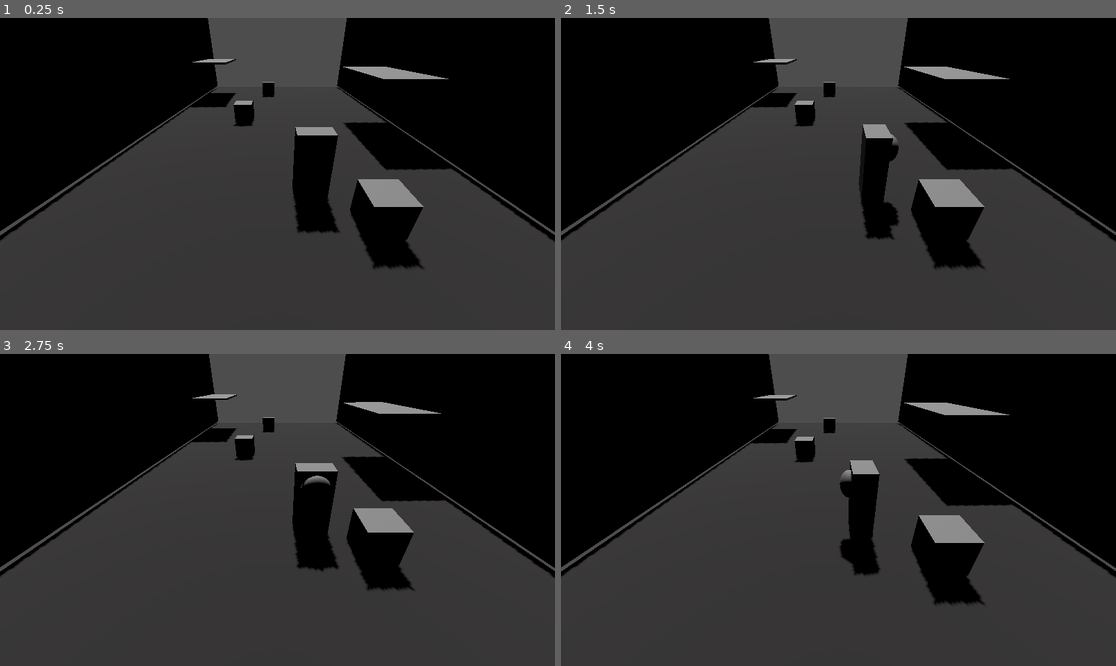
Above: before the commit, frames 1-4 (two rows, left to right).
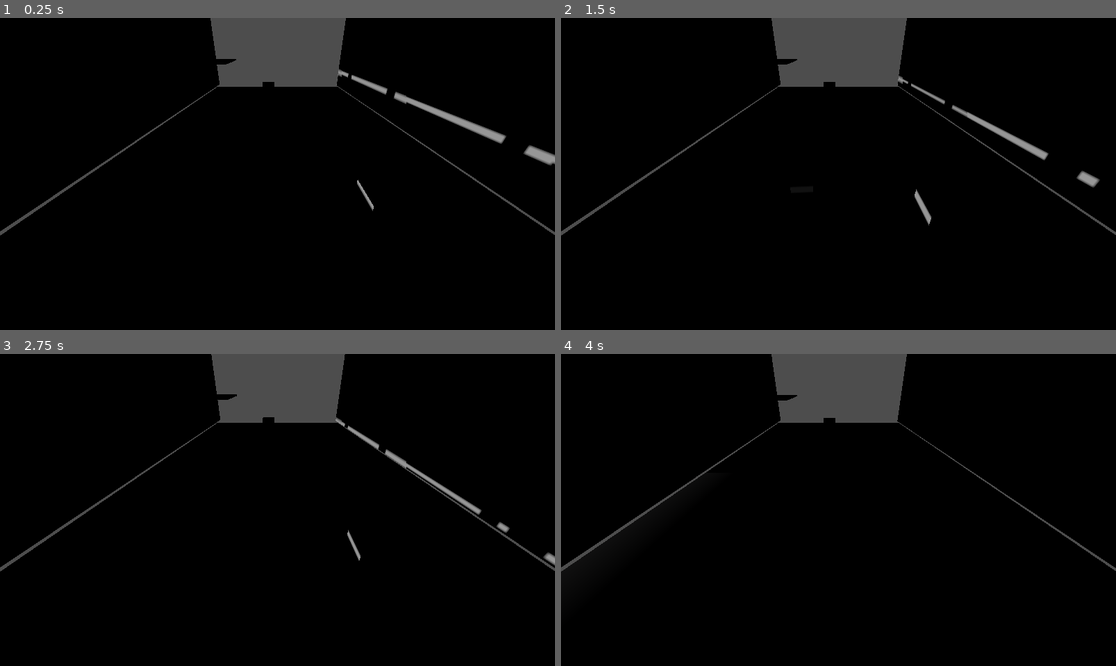
Above: after the commit, the same moments.

Repository: KalebClint/GodotJam2023
Game: Godot game, scene res://Scenes/main_scene.tscn
Same seed, same stepped clock (60 frames per second), same inputs: the game is played once before the commit and once after it.
Inputs:
- Up to frame 1 (0.25 s): no input
- Up to frame 2 (1.5 s): tap Enter (ui_accept) at 0.5, 0.77 s; tap A (a_key) at 0.6 s; tap D (d_key) at 1.35 s
- Up to frame 3 (2.75 s): tap Enter (ui_accept) at 1.52 s; tap S (s_key) at 2.1 s
- Up to frame 4 (4 s): tap W (w_key) at 2.85 s; tap Enter (ui_accept) at 3.02, 3.77 s; tap A (a_key) at 3.6 s

The runs differ from the first frame. In frame 1, 54% of the frame differs, in the area x 0-100%, y 0-100%; in frame 2, 54%; in frame 3, 54%; in frame 4, 53%.

Commit message:
Added a basic rotation for the sun and damage to the player when they are under it.

Diff:
--- a/Assets/Player/player.tscn
+++ b/Assets/Player/player.tscn
@@ -1,6 +1,6 @@
 [gd_scene load_steps=5 format=3 uid="uid://biwp4yifu2qgc"]
 
-[ext_resource type="Script" path="res://PlayerController.gd" id="1_qycyh"]
+[ext_resource type="Script" path="res://Scripts/PlayerController.gd" id="1_4xioi"]
 
 [sub_resource type="BoxMesh" id="BoxMesh_8syjv"]
 
@@ -11,7 +11,7 @@
 
 [node name="Player" type="CharacterBody3D"]
 transform = Transform3D(1, 0, 0, 0, 1, 0, 0, 0, 1, 0, 0, 0.246968)
-script = ExtResource("1_qycyh")
+script = ExtResource("1_4xioi")
 
 [node name="Mesh" type="MeshInstance3D" parent="."]
 transform = Transform3D(1, 0, 0, 0, 1.94477, 0, 0, 0, 0.632187, 0, 1.05446, -0.0180049)
--- a/Assets/canopy.tscn
+++ b/Assets/canopy.tscn
@@ -1,6 +1,6 @@
 [gd_scene load_steps=5 format=3 uid="uid://cfptdladnalc1"]
 
-[ext_resource type="Script" path="res://Canopy.gd" id="1_o3ecl"]
+[ext_resource type="Script" path="res://Scripts/Canopy.gd" id="1_mhlmg"]
 
 [sub_resource type="BoxShape3D" id="BoxShape3D_2lacd"]
 size = Vector3(5.18532, 0.131296, 2.73344)
@@ -11,7 +11,7 @@
 size = Vector3(4.08461, 2.52082, 2.22859)
 
 [node name="Canopy" type="StaticBody3D"]
-script = ExtResource("1_o3ecl")
+script = ExtResource("1_mhlmg")
 
 [node name="HitBox" type="CollisionShape3D" parent="."]
 transform = Transform3D(1, 0, 0, 0, 1, 0, 0, 0, 1, 0, 2.47953, 0)
--- a/Scenes/GameManager.gd
+++ /dev/null
@@ -1,13 +0,0 @@
-extends Node3D
-
-var daytime = true
-
-var sunOverhead = false
-
-# Called when the node enters the scene tree for the first time.
-func _ready():
-	pass # Replace with function body.
-
-# Called every frame. 'delta' is the elapsed time since the previous frame.
-func _process(delta):
-	pass
--- a/Scenes/main_scene.tscn
+++ b/Scenes/main_scene.tscn
@@ -1,8 +1,8 @@
-[gd_scene load_steps=12 format=3 uid="uid://bepgm0dbx3npf"]
+[gd_scene load_steps=13 format=3 uid="uid://bepgm0dbx3npf"]
 
-[ext_resource type="Script" path="res://Scenes/GameManager.gd" id="1_gfti7"]
+[ext_resource type="Script" path="res://Scripts/GameManager.gd" id="1_8s3hp"]
 [ext_resource type="PackedScene" uid="uid://biwp4yifu2qgc" path="res://Assets/Player/player.tscn" id="1_q62dl"]
-[ext_resource type="Script" path="res://Scenes/CameraMovement.gd" id="2_ly5yv"]
+[ext_resource type="Script" path="res://Scripts/CameraMovement.gd" id="3_0grrj"]
 [ext_resource type="PackedScene" uid="uid://cfptdladnalc1" path="res://Assets/canopy.tscn" id="3_pkvpp"]
 
 [sub_resource type="StandardMaterial3D" id="StandardMaterial3D_u15et"]
@@ -23,106 +23,122 @@
 
 [sub_resource type="BoxMesh" id="BoxMesh_ku2b0"]
 
+[sub_resource type="BoxShape3D" id="BoxShape3D_y2f1b"]
+size = Vector3(16.5081, 6.10358, 18.6762)
+
 [node name="GameManager" type="Node3D"]
-script = ExtResource("1_gfti7")
+script = ExtResource("1_8s3hp")
 
-[node name="Map" type="Node3D" parent="."]
+[node name="TestMap" type="Node3D" parent="."]
 
-[node name="Ground" type="StaticBody3D" parent="Map"]
+[node name="Ground" type="StaticBody3D" parent="TestMap"]
 
-[node name="MeshInstance3D" type="MeshInstance3D" parent="Map/Ground"]
+[node name="MeshInstance3D" type="MeshInstance3D" parent="TestMap/Ground"]
 transform = Transform3D(13.1405, 0, 0, 0, 0.18769, 0, 0, 0, 23.1629, 0.00720501, 0.209498, -0.0622272)
 mesh = SubResource("BoxMesh_qju87")
 
-[node name="CollisionShape3D" type="CollisionShape3D" parent="Map/Ground"]
+[node name="CollisionShape3D" type="CollisionShape3D" parent="TestMap/Ground"]
 transform = Transform3D(0.551045, 0, 0, 0, 0.551045, 0, 0, 0, 0.551045, 0, 0.2, 0)
 shape = SubResource("BoxShape3D_3of4a")
 
-[node name="Boxes" type="Node3D" parent="Map"]
+[node name="Boxes" type="Node3D" parent="TestMap"]
 
-[node name="Box" type="StaticBody3D" parent="Map/Boxes"]
+[node name="Box" type="StaticBody3D" parent="TestMap/Boxes"]
 transform = Transform3D(1, 0, 0, 0, 1, 0, 0, 0, 1, -1.93944, 0.845369, 0)
 
-[node name="CollisionShape3D" type="CollisionShape3D" parent="Map/Boxes/Box"]
+[node name="CollisionShape3D" type="CollisionShape3D" parent="TestMap/Boxes/Box"]
 shape = SubResource("BoxShape3D_0wnbh")
 
-[node name="MeshInstance3D" type="MeshInstance3D" parent="Map/Boxes/Box"]
+[node name="MeshInstance3D" type="MeshInstance3D" parent="TestMap/Boxes/Box"]
 mesh = SubResource("BoxMesh_xgh11")
 
-[node name="Box2" type="StaticBody3D" parent="Map/Boxes"]
+[node name="Box2" type="StaticBody3D" parent="TestMap/Boxes"]
 transform = Transform3D(1, 0, 0, 0, 1, 0, 0, 0, 1, 2.45676, 0.845369, 8.46025)
 
-[node name="CollisionShape3D" type="CollisionShape3D" parent="Map/Boxes/Box2"]
+[node name="CollisionShape3D" type="CollisionShape3D" parent="TestMap/Boxes/Box2"]
 shape = SubResource("BoxShape3D_0wnbh")
 
-[node name="MeshInstance3D" type="MeshInstance3D" parent="Map/Boxes/Box2"]
+[node name="MeshInstance3D" type="MeshInstance3D" parent="TestMap/Boxes/Box2"]
 mesh = SubResource("BoxMesh_xgh11")
 
-[node name="Box3" type="StaticBody3D" parent="Map/Boxes"]
+[node name="Box3" type="StaticBody3D" parent="TestMap/Boxes"]
 transform = Transform3D(1, 0, 0, 0, -0.998428, -0.056048, 0, 0.056048, -0.998428, -0.807704, 0.845369, -7.60682)
 
-[node name="CollisionShape3D" type="CollisionShape3D" parent="Map/Boxes/Box3"]
+[node name="CollisionShape3D" type="CollisionShape3D" parent="TestMap/Boxes/Box3"]
 shape = SubResource("BoxShape3D_0wnbh")
 
-[node name="MeshInstance3D" type="MeshInstance3D" parent="Map/Boxes/Box3"]
+[node name="MeshInstance3D" type="MeshInstance3D" parent="TestMap/Boxes/Box3"]
 mesh = SubResource("BoxMesh_xgh11")
 
-[node name="Wall" type="StaticBody3D" parent="Map"]
+[node name="Wall" type="StaticBody3D" parent="TestMap"]
 transform = Transform3D(1, 0, 0, 0, 1, 0, 0, 0, 1, 7.35895, 1.0801, 0)
 
-[node name="CollisionShape3D" type="CollisionShape3D" parent="Map/Wall"]
+[node name="CollisionShape3D" type="CollisionShape3D" parent="TestMap/Wall"]
 transform = Transform3D(1, 0, 0, 0, 1, 0, 0, 0, 1, -0.499634, 3.84725, 0)
 shape = SubResource("BoxShape3D_vke73")
 
-[node name="MeshInstance3D" type="MeshInstance3D" parent="Map/Wall"]
-transform = Transform3D(1, 0, 0, 0, 8.90002, 0, 0, 0, 22.5644, -0.502284, 3.85885, 0)
+[node name="MeshInstance3D" type="MeshInstance3D" parent="TestMap/Wall"]
+transform = Transform3D(1, 0, 0, 0, 8.90002, 0, 0, 0, 23.1872, -0.502284, 3.85885, 0)
 mesh = SubResource("BoxMesh_ku2b0")
 
-[node name="Wall2" type="StaticBody3D" parent="Map"]
+[node name="Wall2" type="StaticBody3D" parent="TestMap"]
 transform = Transform3D(1, 0, 0, 0, 1, 0, 0, 0, 1, -6.37965, 1.0801, 0)
 
-[node name="CollisionShape3D" type="CollisionShape3D" parent="Map/Wall2"]
+[node name="CollisionShape3D" type="CollisionShape3D" parent="TestMap/Wall2"]
 transform = Transform3D(1, 0, 0, 0, 1, 0, 0, 0, 1, -0.499634, 3.84725, 0)
 shape = SubResource("BoxShape3D_vke73")
 
-[node name="MeshInstance3D" type="MeshInstance3D" parent="Map/Wall2"]
-transform = Transform3D(1, 0, 0, 0, 8.90002, 0, 0, 0, 22.5644, -0.502284, 3.85885, 0)
+[node name="MeshInstance3D" type="MeshInstance3D" parent="TestMap/Wall2"]
+transform = Transform3D(1, 0, 0, 0, 8.90002, 0, 0, 0, 24.3384, -0.502284, 3.85885, 0)
 mesh = SubResource("BoxMesh_ku2b0")
+
+[node name="Canopy" parent="TestMap" instance=ExtResource("3_pkvpp")]
+transform = Transform3D(0.0198256, 0, -0.999803, 0, 1, 0, 0.999803, 0, 0.0198256, 5.22291, 0.518024, 1.27642)
+
+[node name="ShadeCollision" parent="TestMap/Canopy" index="2"]
+transform = Transform3D(0.999999, 0, -7.45058e-09, 0, 1, 0, 7.45058e-09, 0, 0.999999, 1.12427, 0, 0.870164)
+
+[node name="CollisionShape3D" parent="TestMap/Canopy/ShadeCollision" index="0"]
+transform = Transform3D(1, 0, 3.72529e-09, 0, 1, 0, -3.72529e-09, 0, 1, -1.08889, 1.23666, -0.951041)
+
+[node name="Canopy2" parent="TestMap" instance=ExtResource("3_pkvpp")]
+transform = Transform3D(-0.0288463, 0, 0.999584, 0, 1, 0, -0.999584, 0, -0.0288463, -5.00859, 0.518024, -7.45434)
+
+[node name="CanopyMesh" parent="TestMap/Canopy2" index="1"]
+transform = Transform3D(5.16587, 0, -2.23517e-08, 0, 0.132264, 0, 1.49012e-08, 0, 2.72599, 0.00649452, 2.47891, -0.225056)
+
+[node name="ShadeCollision" parent="TestMap/Canopy2" index="2"]
+transform = Transform3D(0.999999, 0, -7.45058e-09, 0, 1, 0, 7.45058e-09, 0, 0.999999, 1.12427, 0, 0.870164)
+
+[node name="CollisionShape3D" parent="TestMap/Canopy2/ShadeCollision" index="0"]
+transform = Transform3D(1, 0, 3.72529e-09, 0, 1, 0, -3.72529e-09, 0, 1, -1.08889, 1.23666, -0.951041)
 
 [node name="Camera3D" type="Camera3D" parent="."]
 transform = Transform3D(1, 0, 0, 0, 0.845746, 0.533585, 0, -0.533585, 0.845746, 0, 4.10268, 10.6443)
-script = ExtResource("2_ly5yv")
+script = ExtResource("3_0grrj")
+
+[node name="ShadeLeft" type="Node3D" parent="Camera3D"]
+transform = Transform3D(1, 0, 0, 0, 1, 0, 0, 0, 1, -3.78039, 4.24583, -9.90699)
+
+[node name="ShadeRight" type="Node3D" parent="Camera3D"]
+transform = Transform3D(1, 0, 0, 0, 0.845746, -0.533585, 0, 0.533585, 0.845746, 9.54659, 4.24583, -9.90699)
 
 [node name="Player" parent="." instance=ExtResource("1_q62dl")]
-transform = Transform3D(1, 0, 0, 0, 1, 0, 0, 0, 1, 0.98199, 0, 7.08691)
+transform = Transform3D(1, 0, 0, 0, 1, 0, 0, 0, 1, -1.00315, 0, 7.08691)
 
-[node name="Canopy" parent="." instance=ExtResource("3_pkvpp")]
-transform = Transform3D(0.0198256, 0, -0.999803, 0, 1, 0, 0.999803, 0, 0.0198256, 5.22291, 0.518024, 1.27642)
-
-[node name="ShadeCollision" parent="Canopy" index="2"]
-transform = Transform3D(0.999999, 0, -7.45058e-09, 0, 1, 0, 7.45058e-09, 0, 0.999999, 1.12427, 0, 0.870164)
-
-[node name="CollisionShape3D" parent="Canopy/ShadeCollision" index="0"]
-transform = Transform3D(1, 0, 3.72529e-09, 0, 1, 0, -3.72529e-09, 0, 1, -1.08889, 1.23666, -0.951041)
-
-[node name="Canopy2" parent="." instance=ExtResource("3_pkvpp")]
-transform = Transform3D(-0.0288463, 0, 0.999584, 0, 1, 0, -0.999584, 0, -0.0288463, -5.00859, 0.518024, -7.45434)
-
-[node name="HitBox" parent="Canopy2" index="0"]
-transform = Transform3D(1, 0, 0, 0, 1, 0, 0, 0, 1, 0, 2.47953, 0)
-
-[node name="CanopyMesh" parent="Canopy2" index="1"]
-transform = Transform3D(5.16587, 0, -2.23517e-08, 0, 0.132264, 0, 1.49012e-08, 0, 2.72599, 0.00649452, 2.47891, -0.225056)
-
-[node name="ShadeCollision" parent="Canopy2" index="2"]
-transform = Transform3D(0.999999, 0, -7.45058e-09, 0, 1, 0, 7.45058e-09, 0, 0.999999, 1.12427, 0, 0.870164)
-
-[node name="CollisionShape3D" parent="Canopy2/ShadeCollision" index="0"]
-transform = Transform3D(1, 0, 3.72529e-09, 0, 1, 0, -3.72529e-09, 0, 1, -1.08889, 1.23666, -0.951041)
-
-[node name="DirectionalLight3D" type="DirectionalLight3D" parent="."]
-transform = Transform3D(0.597625, -0.801776, -5.12623e-08, -0.470139, -0.350431, 0.810042, -0.649472, -0.484101, -0.586372, 0.201121, 15.0969, 3.88809)
+[node name="Sun" type="DirectionalLight3D" parent="."]
+transform = Transform3D(-0.125177, 4.33675e-08, -0.992134, 0.992134, 5.47168e-09, -0.125177, 6.17486e-15, -1, -4.37113e-08, 0, 14.3329, 0)
 shadow_enabled = true
 
-[editable path="Canopy"]
-[editable path="Canopy2"]
+[node name="SunCollider" type="Area3D" parent="Sun"]
+transform = Transform3D(-0.0388763, 0.999244, -1.09511e-14, 4.36783e-08, 1.69932e-09, -1, -0.999244, -0.0388763, -4.37114e-08, -11.6523, 5.63852e-06, 1.9109)
+
+[node name="CollisionShape3D2" type="CollisionShape3D" parent="Sun/SunCollider"]
+transform = Transform3D(-0.0410213, -0.999158, -4.03393e-15, 0.999158, -0.0410213, 6.84005e-15, 7.2877e-17, 1.77486e-15, 1, 12.0274, 12.2145, 3.15359)
+shape = SubResource("BoxShape3D_y2f1b")
+
+[connection signal="body_entered" from="Sun/SunCollider" to="Player" method="_on_sun_collider_body_entered"]
+[connection signal="body_exited" from="Sun/SunCollider" to="Player" method="_on_sun_collider_body_exited"]
+
+[editable path="TestMap/Canopy"]
+[editable path="TestMap/Canopy2"]
--- a/Scenes/CameraMovement.gd
+++ b/Scripts/CameraMovement.gd
@@ -2,12 +2,6 @@
 
 @onready var player = $"../Player"
 
-
-# Called when the node enters the scene tree for the first time.
-func _ready():
-	pass # Replace with function body.
-
-
 # Called every frame. 'delta' is the elapsed time since the previous frame.
 func _process(delta):
 	position.z = player.position.z + 5
--- a/Canopy.gd
+++ b/Scripts/Canopy.gd
@@ -1,7 +1,10 @@
 extends StaticBody3D
 
-@onready var player = $"../Player"
-@onready var GameManager = $".."
+@onready var player = $"../../Player"
+
+@onready var gameManager = $"../.."
+
+
 
 
 # Called when the node enters the scene tree for the first time.
@@ -16,10 +19,10 @@
 
 func _on_shade_collision_body_entered(body):
 	#Check if the object if the player, if so then thye are in shade
-	if body.name == "Player" && GameManager.sunsunOverhead:
+	if body.name == "Player":
 		player.underShade = true
 
 func _on_shade_collision_body_exited(body):
 	#Check if the object if the player, if so then they left shade
-	if body.name == "Player" && GameManager.sunsunOverhead:
+	if body.name == "Player":
 		player.underShade = false
--- /dev/null
+++ b/Scripts/GameManager.gd
@@ -0,0 +1,33 @@
+extends Node3D
+
+@onready var sun = $Sun
+
+@onready var shade = $Camera3D/Shade
+@onready var shadeLeft = $Camera3D/ShadeLeft
+@onready var shadeRight = $Camera3D/ShadeRight
+
+@onready var sunCollider = $Sun/SunCollider
+
+@onready var player = $Player
+
+var daytime = true
+
+var sunIsOverhead = false
+var sunIsLeft = true
+var sunIsRight = false
+
+
+# Called when the node enters the scene tree for the first time.
+func _ready():
+	#Set Sun position
+	sun.show()
+	sunIsLeft = true
+	sunIsOverhead = false
+	sunIsRight = false
+
+func _physics_process(delta):
+
+	sunCollider.position.y = -player.position.z
+
+	if daytime:
+		sun.rotation.x -= 0.00065
--- a/PlayerController.gd
+++ b/Scripts/PlayerController.gd
@@ -5,6 +5,8 @@
 
 
 var underShade = false
+var sunAbove = false
+
 var illBar = 0
 
 const SPEED = 5.0
@@ -21,7 +23,7 @@
 
 	#If it is daytime, check if the player is under shade. If not increase Ill bar
 	if GameManager.daytime:
-		if !underShade:
+		if !underShade && sunAbove:
 			illBar += 0.13
 			if illBar >= 100:
 				#Kill The Player
@@ -57,3 +59,12 @@
 		velocity.z = move_toward(velocity.z, 0, SPEED)
 
 	move_and_slide()
+
+func _on_sun_collider_body_entered(body):
+	if body.name == "Player":
+		sunAbove = true
+
+
+func _on_sun_collider_body_exited(body):
+	if body.name == "Player":
+		sunAbove = false
